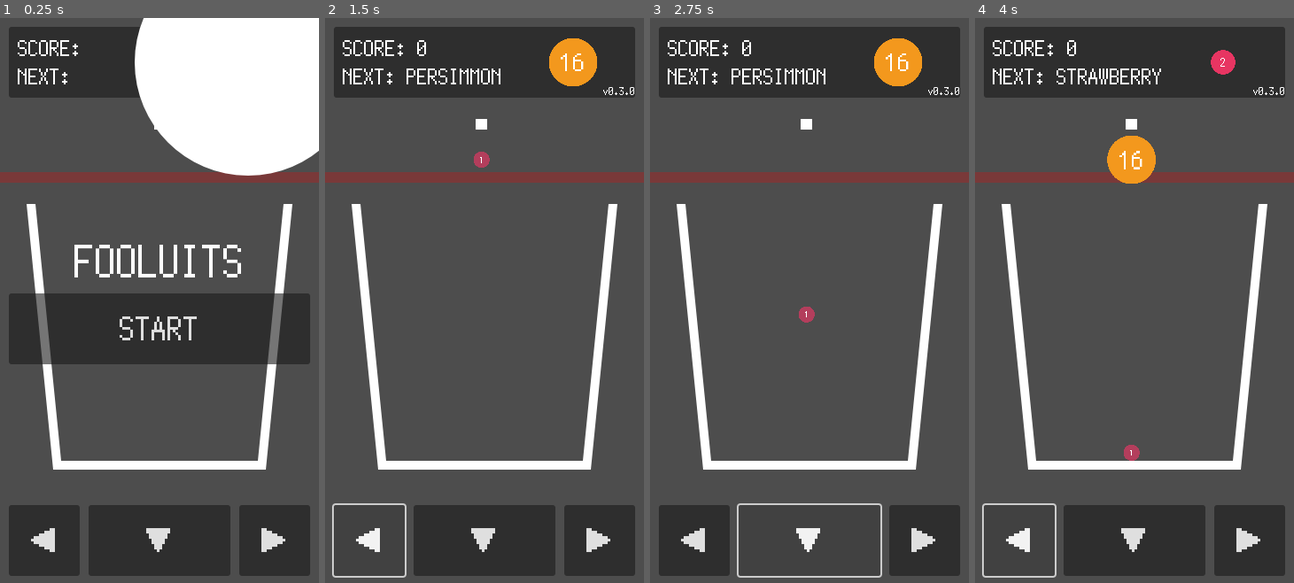
Above: before the commit, frames 1-4 (left to right).
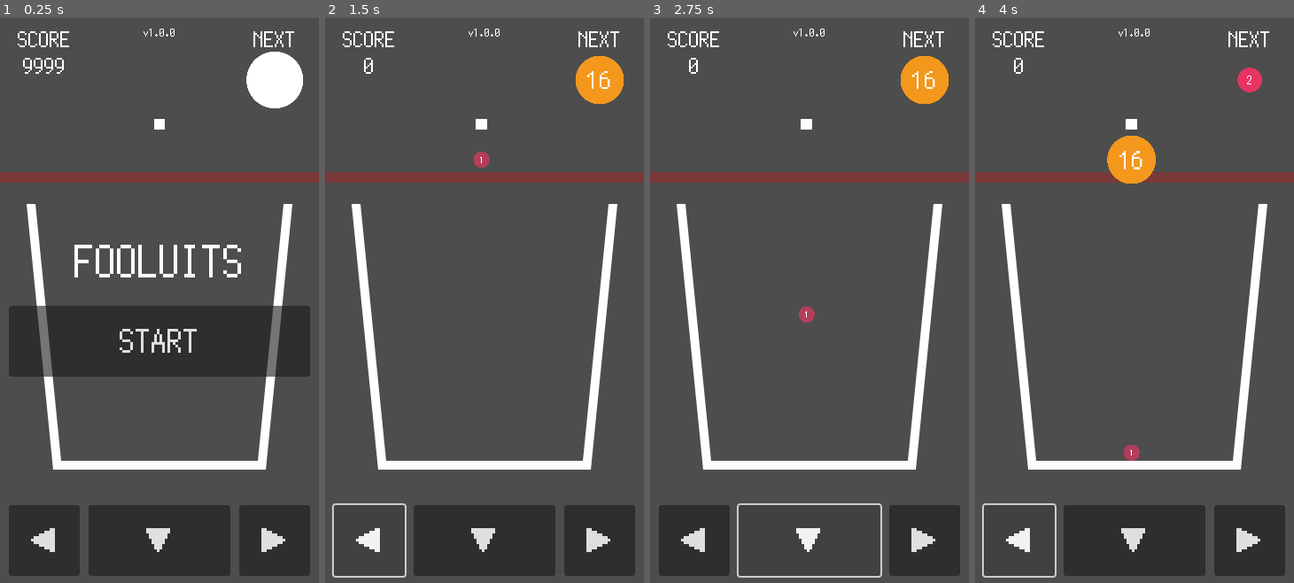
Above: after the commit, the same moments.

Repository: kamikoloss/fruits-puzzle
Game: Godot game, scene res://scenes/main.tscn
Two runs of this game, one before a commit and one after it. Both use one fixed random seed, a clock stepped at 60 frames per second and the inputs below.
Inputs:
- Up to frame 1 (0.25 s): no input
- Up to frame 2 (1.5 s): click "START" at 0.5 s; click "◀" at 1.25 s
- Up to frame 3 (2.75 s): click "▼" at 2 s
- Up to frame 4 (4 s): click "▶" at 2.75 s; click "◀" at 3.5 s

The runs differ from the first frame. In frame 1, 22% of the frame differs, in the area x 2-100%, y 0-64%; in frame 2, 12%; in frame 3, 12%; in frame 4, 12%.

Commit message:
UI Header を変更した

Diff:
--- a/scenes/game.gd
+++ b/scenes/game.gd
@@ -35,7 +35,6 @@
 var _fruits = null
 
 var _score_label = null
-var _next_label = null
 var _next_sprite = null
 
 var _menu_container = null # 開始時/リトライ時 兼用のメニュー
@@ -50,9 +49,8 @@
 	_dropper = $Dropper
 	_fruits = $Fruits
 
-	_score_label = $"../UI/CanvasLayer/VBoxContainer/Header/MarginContainer/VBoxContainer/ScoreLabel"
-	_next_label = $"../UI/CanvasLayer/VBoxContainer/Header/MarginContainer/VBoxContainer/NextLabel"
-	_next_sprite = $"../UI/CanvasLayer/VBoxContainer/Header/NextSprite"
+	_score_label = $"../UI/CanvasLayer/VBoxContainer/Header/HBoxContainer/Score/Label"
+	_next_sprite = $"../UI/CanvasLayer/VBoxContainer/Header/HBoxContainer/Next/Sprite"
 
 	_menu_container = $"../UI/CanvasLayer/VBoxContainer/Body/VBoxContainer"
 	_title_label = $"../UI/CanvasLayer/VBoxContainer/Body/VBoxContainer/TitleLabel"
@@ -78,7 +76,7 @@
 
 # スコア変更時の処理
 func _on_score_changed(score):
-	_score_label.text = "SCORE: {0}".format([score])
+	_score_label.text = "SCORE\n{0}".format([score])
 
 
 # フルーツ落下時の処理
@@ -165,6 +163,7 @@
 # ゲームを開始する (リセット処理も含む)
 func _start_game():
 	_menu_container.hide()
+	_next_sprite.show()
 
 	_reset_game()
 	_set_next_fruit()
@@ -193,6 +192,7 @@
 	# リトライ時のメニューを設定する
 	_title_label.text = "GAME OVER"
 	_start_button.text = "RETRY"
+
 	_menu_container.show()
 
 	print("Game is ended!")
@@ -234,13 +234,9 @@
 func _set_next_fruit():
 	# 次のフルーツの種類を抽選する
 	_next_fruit_type = FRUIT_DEFAULT_TYPES[randi() % FRUIT_DEFAULT_TYPES.size()]
+
+	# 次のフルーツの画像を更新する
 	var _next_fruit_data = Global.FRUIT_DATA[_next_fruit_type]
-
-	# 次のフルーツの文字を更新する
-	var _next_fruit_name = _next_fruit_data["name"]
-	_next_label.text = "NEXT: {0}".format([_next_fruit_name])
-
-	# 次のフルーツの画像を更新する
 	var _next_scale = float(_next_fruit_data["scale"]) / Global.FRUIT_SIZE_BASE
 	_next_sprite.scale = Vector2(_next_scale, _next_scale)
 	_next_sprite.get_node("Circle").modulate = Color(_next_fruit_data["color"])
--- a/scenes/main.tscn
+++ b/scenes/main.tscn
@@ -24,49 +24,62 @@
 offset_bottom = 640.0
 
 [node name="Header" type="MarginContainer" parent="UI/CanvasLayer/VBoxContainer"]
-custom_minimum_size = Vector2(0, 100)
+custom_minimum_size = Vector2(0, 80)
 layout_mode = 2
 theme_override_constants/margin_left = 10
 theme_override_constants/margin_top = 10
 theme_override_constants/margin_right = 10
 theme_override_constants/margin_bottom = 10
 
-[node name="Panel" type="Panel" parent="UI/CanvasLayer/VBoxContainer/Header"]
-layout_mode = 2
-
-[node name="MarginContainer" type="MarginContainer" parent="UI/CanvasLayer/VBoxContainer/Header"]
-layout_mode = 2
-theme_override_constants/margin_left = 10
-theme_override_constants/margin_top = 10
-theme_override_constants/margin_right = 10
-theme_override_constants/margin_bottom = 10
-
-[node name="VBoxContainer" type="VBoxContainer" parent="UI/CanvasLayer/VBoxContainer/Header/MarginContainer"]
-layout_mode = 2
-
-[node name="ScoreLabel" type="RichTextLabel" parent="UI/CanvasLayer/VBoxContainer/Header/MarginContainer/VBoxContainer"]
-layout_mode = 2
-size_flags_vertical = 3
-theme_override_fonts/normal_font = ExtResource("1_5ec4u")
-theme_override_font_sizes/normal_font_size = 24
-text = "SCORE:"
-fit_content = true
-
-[node name="NextLabel" type="RichTextLabel" parent="UI/CanvasLayer/VBoxContainer/Header/MarginContainer/VBoxContainer"]
-layout_mode = 2
-size_flags_vertical = 3
-theme_override_fonts/normal_font = ExtResource("1_5ec4u")
-theme_override_font_sizes/normal_font_size = 24
-text = "NEXT:"
-fit_content = true
-
-[node name="NextSprite" type="Node2D" parent="UI/CanvasLayer/VBoxContainer/Header"]
-position = Vector2(280, 50)
-
-[node name="Circle" type="Sprite2D" parent="UI/CanvasLayer/VBoxContainer/Header/NextSprite"]
+[node name="HBoxContainer" type="HBoxContainer" parent="UI/CanvasLayer/VBoxContainer/Header"]
+layout_mode = 2
+theme_override_constants/separation = 10
+
+[node name="Score" type="MarginContainer" parent="UI/CanvasLayer/VBoxContainer/Header/HBoxContainer"]
+custom_minimum_size = Vector2(80, 0)
+layout_mode = 2
+
+[node name="Label" type="Label" parent="UI/CanvasLayer/VBoxContainer/Header/HBoxContainer/Score"]
+layout_mode = 2
+size_flags_vertical = 1
+theme_override_fonts/font = ExtResource("1_5ec4u")
+theme_override_font_sizes/font_size = 24
+text = "SCORE
+9999"
+horizontal_alignment = 1
+
+[node name="_" type="MarginContainer" parent="UI/CanvasLayer/VBoxContainer/Header/HBoxContainer"]
+layout_mode = 2
+size_flags_horizontal = 3
+
+[node name="VersionLabel" type="Label" parent="UI/CanvasLayer/VBoxContainer/Header/HBoxContainer/_"]
+custom_minimum_size = Vector2(0, 80)
+layout_mode = 2
+theme_override_fonts/font = ExtResource("1_5ec4u")
+theme_override_font_sizes/font_size = 12
+text = "v1.0.0"
+horizontal_alignment = 1
+
+[node name="Next" type="MarginContainer" parent="UI/CanvasLayer/VBoxContainer/Header/HBoxContainer"]
+custom_minimum_size = Vector2(80, 0)
+layout_mode = 2
+
+[node name="Label" type="Label" parent="UI/CanvasLayer/VBoxContainer/Header/HBoxContainer/Next"]
+layout_mode = 2
+size_flags_vertical = 1
+theme_override_fonts/font = ExtResource("1_5ec4u")
+theme_override_font_sizes/font_size = 24
+text = "NEXT"
+horizontal_alignment = 1
+
+[node name="Sprite" type="Node2D" parent="UI/CanvasLayer/VBoxContainer/Header/HBoxContainer/Next"]
+position = Vector2(40, 60)
+scale = Vector2(0.25, 0.25)
+
+[node name="Circle" type="Sprite2D" parent="UI/CanvasLayer/VBoxContainer/Header/HBoxContainer/Next/Sprite"]
 texture = ExtResource("4_i064j")
 
-[node name="Label" type="Label" parent="UI/CanvasLayer/VBoxContainer/Header/NextSprite"]
+[node name="Label" type="Label" parent="UI/CanvasLayer/VBoxContainer/Header/HBoxContainer/Next/Sprite"]
 offset_left = -128.0
 offset_top = -128.0
 offset_right = 128.0
@@ -78,15 +91,6 @@
 horizontal_alignment = 1
 vertical_alignment = 1
 
-[node name="VersionLabel" type="Label" parent="UI/CanvasLayer/VBoxContainer/Header"]
-custom_minimum_size = Vector2(0, 80)
-layout_mode = 2
-theme_override_fonts/font = ExtResource("1_5ec4u")
-theme_override_font_sizes/font_size = 12
-text = "v0.3.0"
-horizontal_alignment = 2
-vertical_alignment = 2
-
 [node name="Body" type="MarginContainer" parent="UI/CanvasLayer/VBoxContainer"]
 layout_mode = 2
 size_flags_vertical = 3
@@ -99,6 +103,7 @@
 alignment = 1
 
 [node name="TitleLabel" type="Label" parent="UI/CanvasLayer/VBoxContainer/Body/VBoxContainer"]
+custom_minimum_size = Vector2(0, 80)
 layout_mode = 2
 theme_override_fonts/font = ExtResource("1_5ec4u")
 theme_override_font_sizes/font_size = 48
